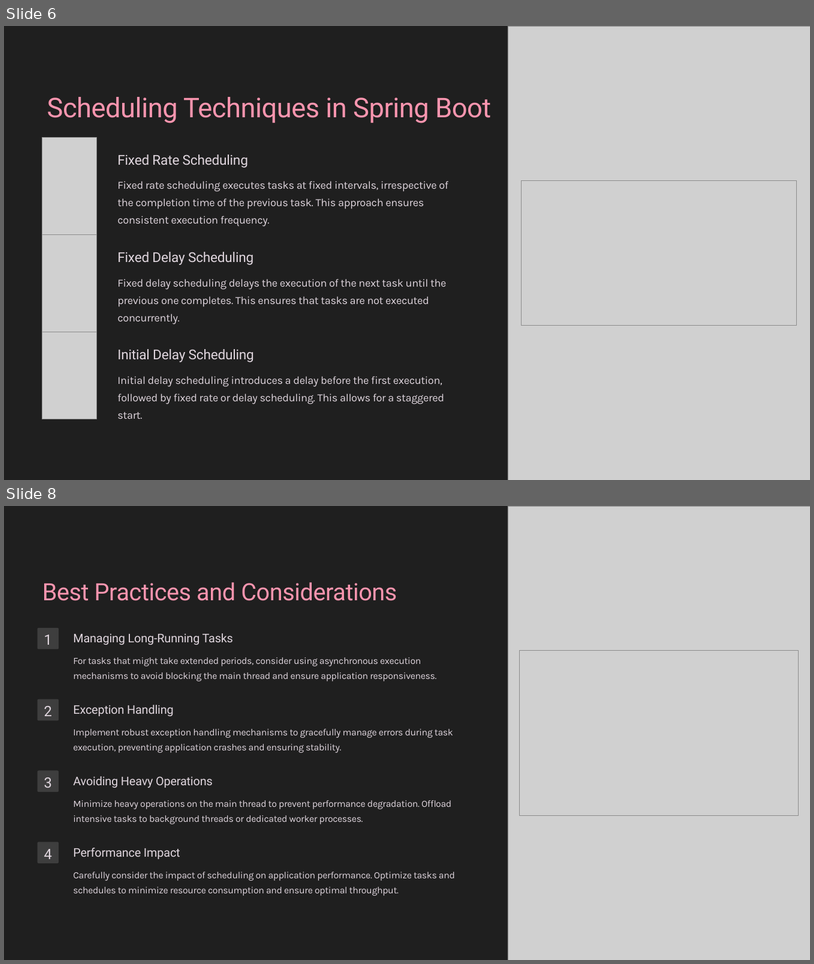
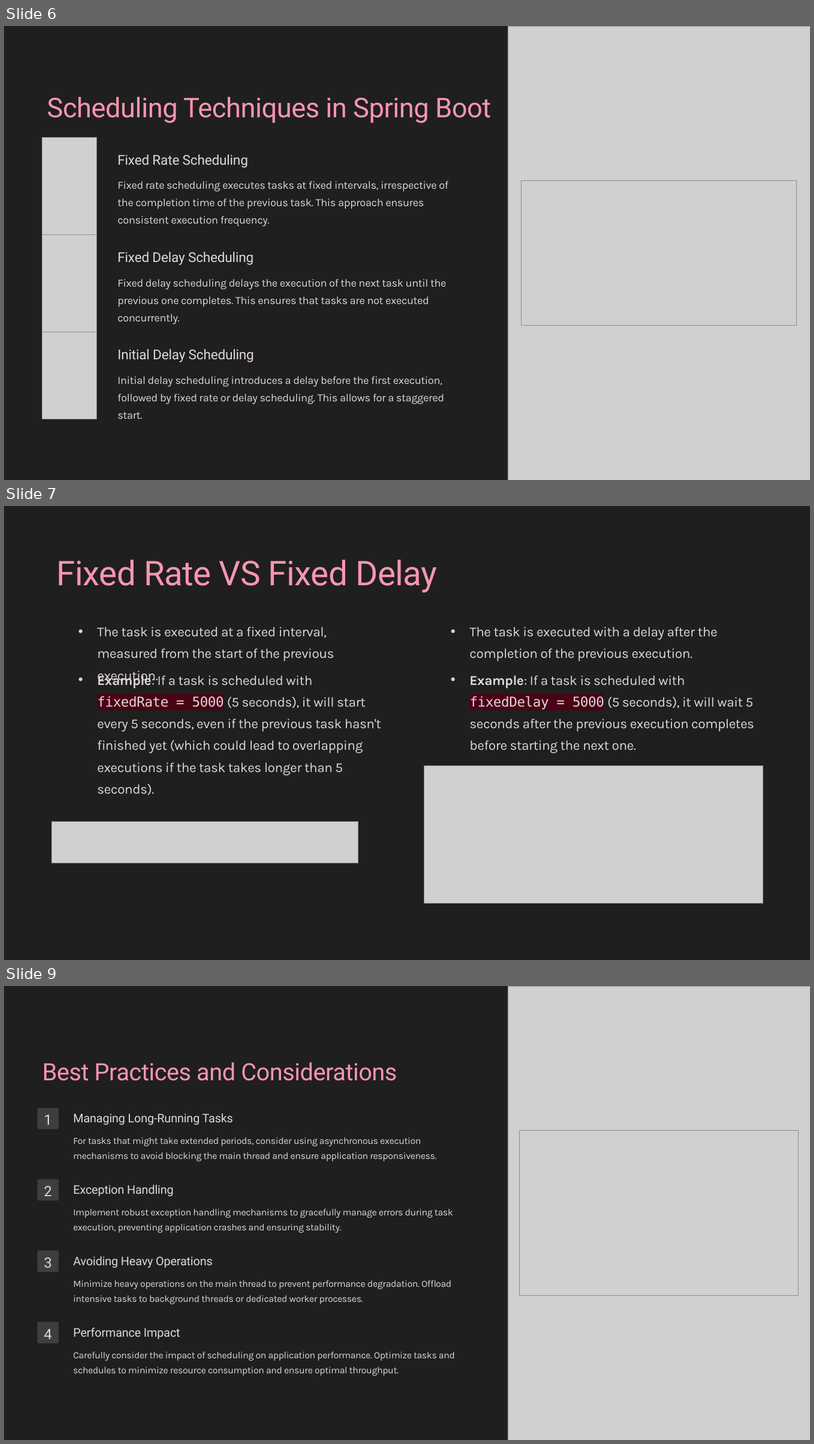
Before and after one commit to ajithms01/Spring-with-scheduler, a slide deck: Spring-Boot-Application-with-Schedulers (1).pptx. Shown one above the other, each under a label of ours: slides 6 and 8 before the commit, slides 6, 7 and 9 after it; the slides between them are not shown. The pictures are 814x964 and 814x1444 pixels, drawn with LibreOffice and Linux fonts; fonts in the diff are those of the drawing; grey boxes stand for pictures. Boxes give left, top, right and bottom in pixels: in the first picture for what was removed or moved away, otherwise in the second. Text is boxed around its words. In the diff, an @@ line names an element or a change of style, - is before the commit and + after.

```diff
--- a/Spring-Boot-Application-with-Schedulers (1).pptx
+++ b/Spring-Boot-Application-with-Schedulers (1).pptx
@@ slide 7 added at (4,506,810,960), background #FFFFFF @@
@@ rectangle added at (4,506,810,960), fill #1F1F1F @@
@@ text added at (57,559,437,592), 48.6 pt, text #FA95AF @@
+Fixed Rate VS Fixed Delay
@@ text added at (97,627,335,661), 19.4 pt, text #E0D6DE @@
+• The task is executed at a fixed interval, measured from the start of the previous execution.
@@ text added at (470,627,718,661), 19.4 pt, text #E0D6DE @@
+• The task is executed with a delay after the completion of the previous execution.
@@ text added at (97,672,381,775), 19.4 pt, text #E0D6DE @@
+• Example: If a task is scheduled with fixedRate = 5000 (5 seconds), it will start every 5 seconds, even if the previous task hasn't finished yet (which could lead to overlapping executions if the task takes longer than 5 seconds).
@@ text added at (470,675,755,753), 19.4 pt, text #E0D6DE @@
+• Example: If a task is scheduled with fixedDelay = 5000 (5 seconds), it will wait 5 seconds after the previous execution completes before starting the next one.
@@ picture added at (425,766,764,903) @@
@@ picture added at (51,822,359,862) @@
@@ what was slide 8 is now slide 9 @@
```
Also in this commit, not shown: 1 slide changed, 1 other slide added, 1 slide removed, 3 other files.
